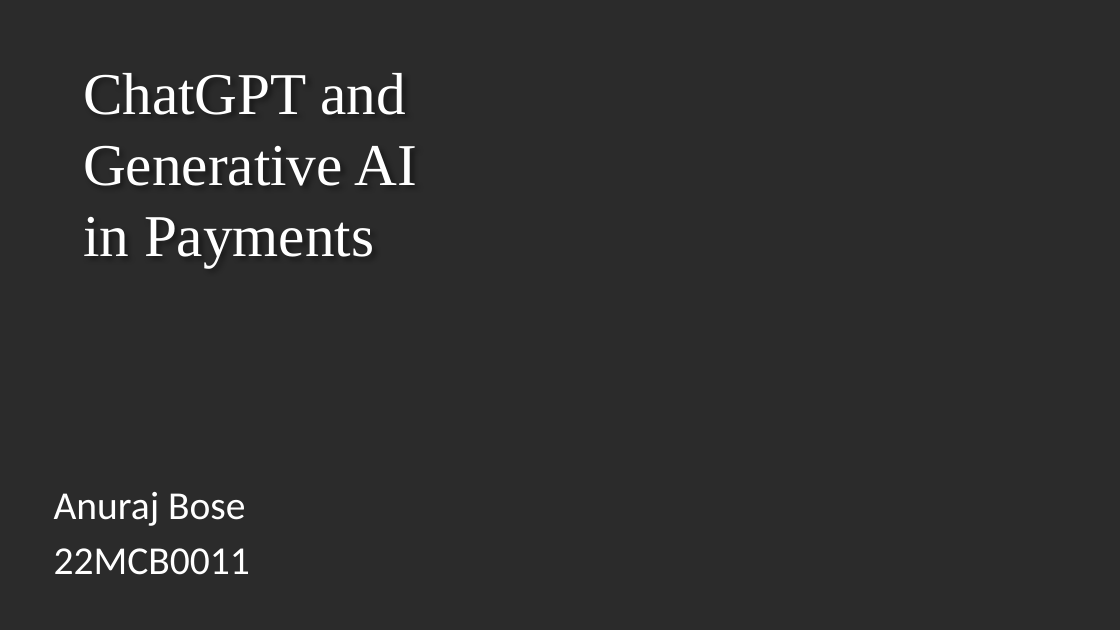
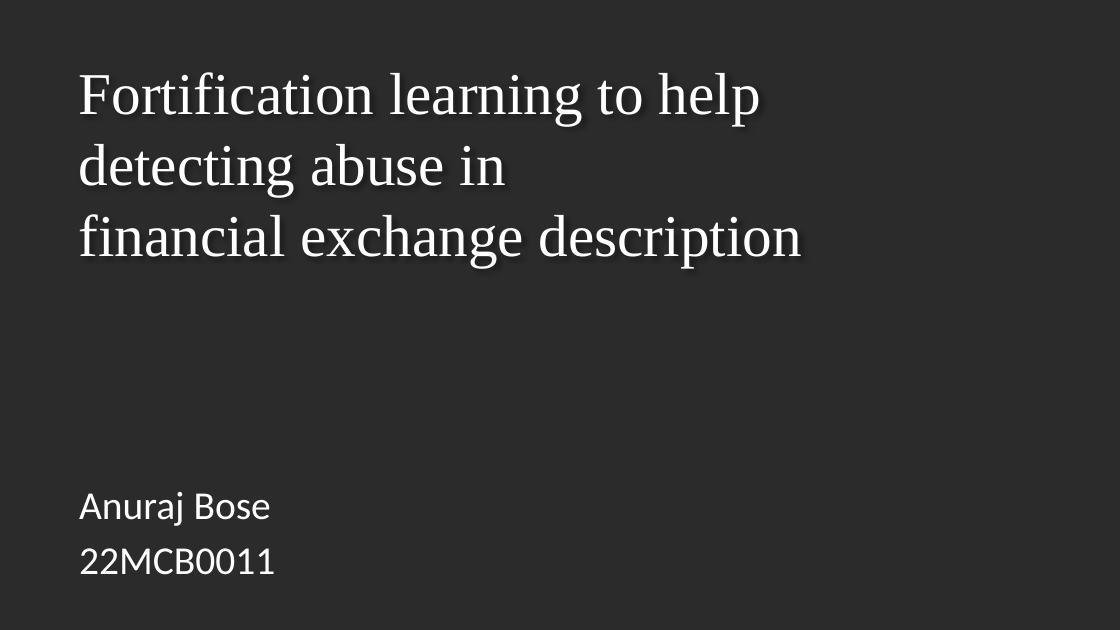
Before and after one commit to anurajbose/set2022_vit, a slide deck: slide 1 of payments industry – By ChatGPT.pptx. Drawn at 1120x630 pixels with LibreOffice and Linux fonts; fonts in the diff are those of the drawing; background and template pictures are left out; a plain dark background stands for a picture behind light text. Boxes give left, top, right and bottom in pixels: in the first picture for what was removed or moved away, otherwise in the second. Text is boxed around its words. In the diff, an @@ line names an element or a change of style, - is before the commit and + after.

```diff
--- a/payments industry – By ChatGPT.pptx
+++ b/payments industry – By ChatGPT.pptx
@@ title at [79,72,802,268]: text changed @@
-ChatGPT and Generative AI
-in Payments
+Fortification learning to help detecting abuse in
+financial exchange description
@@ subtitle "Anuraj Bose" at [79,492,275,575]: indent changed @@
```
Also in this commit, not shown: 1 slide removed.
